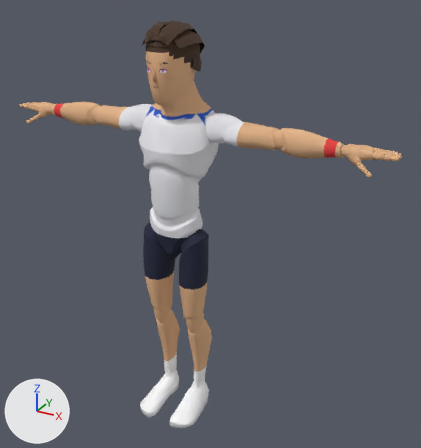
The glTF model sweetspot/models/players/p13.glb as it was, and as the next commit left it.
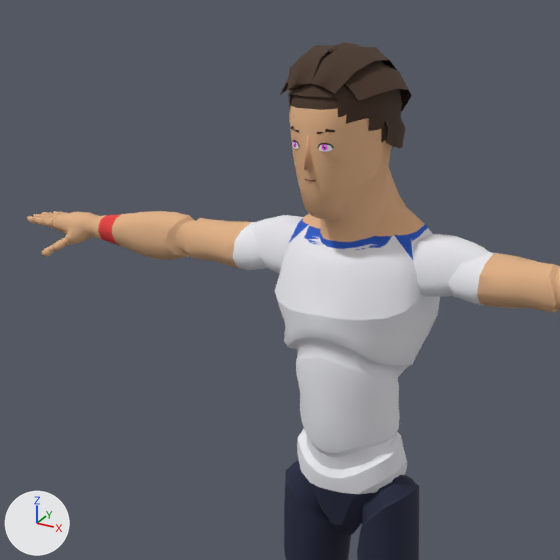
There are two pictures of each version: one whole from a 50 mm camera at (1.311, -2.063, 2.067) aimed at (0.135, 0.076, 0.998), one close up on the part from 1% to 66% of the width and 0% to 60% of the height. Arrows for +X, +Y and +Z are at lower left; the lights stay in place. The older version's two pictures come first. Vertices at exactly the same position are counted once.

The scene before the commit, as lines of its bpy script (objects in view):
```python
mat_face = principled_material('face')
mat_face.texture = img_face_01  # with its transparency
mat_face.roughness = 0.9
me_face = bpy.data.meshes.new('Face')
me_face.from_pydata(...)  # 52 vertices, 72 faces; spans x -0.077..0.077, y -0.13..-0.06, z 1.603..1.758
me_face.materials.append(mat_face)  # picture img_face_01
me_hair = bpy.data.meshes.new('Hair')
me_hair.from_pydata(...)  # 534 vertices, 994 faces; spans x -0.121..0.121, y -0.117..0.143, z 1.439..1.877
me_hair.materials.append(mat_palette)  # picture img_palette
me_mannequin = bpy.data.meshes.new('Mannequin')
me_mannequin.from_pydata(...)  # 7378 vertices, 14511 faces; spans x -0.94..0.94, y -0.21..0.15, z 0.0..1.86
me_mannequin.materials.append(mat_palette)  # picture img_palette
me_nose = bpy.data.meshes.new('Nose')
me_nose.from_pydata(...)  # 6 vertices, 6 faces; spans x -0.0123..0.0123, y -0.1445..-0.1237, z 1.6582..1.7223
me_nose.materials.append(mat_palette)  # picture img_palette
ob_body = bpy.data.objects.new('Body', me_mannequin)
ob_body.location = (0.0, 0.0, 0.0)
ob_face = bpy.data.objects.new('Face', me_face)
ob_face.location = (0.0, 0.0, 0.0)
ob_hair = bpy.data.objects.new('Hair', me_hair)
ob_hair.location = (0.0, 0.0, 0.0)
ob_nose = bpy.data.objects.new('Nose', me_nose)
ob_nose.location = (0.0, 0.0, 0.0)
```
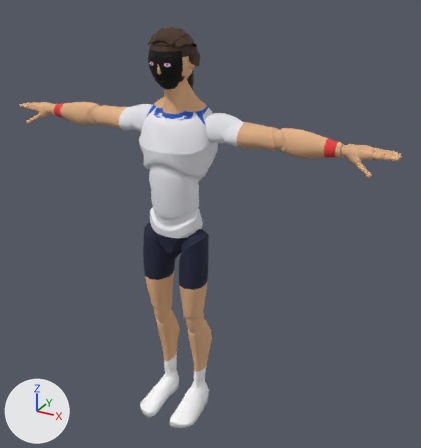
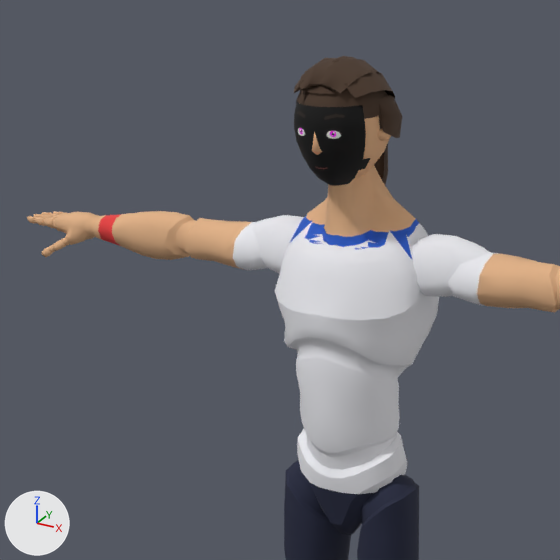
Changed parts and their boxes (x1, y1, x2, y2) in the close-ups (560 x 560 px; the box of a moved part takes in the faces that stretch with it):
```json
{"object": "Body", "change": "reshaped", "before": [27, 95, 560, 560], "after": [27, 165, 560, 560]}
{"object": "Hair", "change": "reshaped", "before": [280, 42, 412, 152], "after": [294, 56, 402, 185]}
{"object": "Face", "change": "surface changed, reshaped", "before": [290, 126, 335, 181], "after": [294, 102, 370, 186]}
{"object": "Head", "change": "added", "after": [303, 92, 391, 180], "on screen": "brown"}
{"object": "Nose", "change": "deleted", "before": [304, 134, 314, 170]}
{"part": 1, "of": "me_mannequin", "change": "moved or reshaped", "before": [97, 105, 499, 307], "after": [98, 165, 499, 307]}
{"part": 2, "of": "me_mannequin", "change": "surface changed", "before": [290, 95, 386, 143]}
{"part": 4, "of": "me_hair", "change": "moved or reshaped", "after": [374, 144, 388, 185], "on screen": "not visible before"}
{"part": 5, "of": "me_hair", "change": "moved or reshaped", "before": [280, 42, 412, 152], "after": [294, 56, 402, 138]}
```

Edits to the scene script, one JSON object a line:
```json
{"op": "set", "path": "mat_face.texture", "old": "img_face_01", "new": "img_face_01", "note": "with its transparency -> not seen"}
{"block": "me_mannequin", "where": "# used by ob_body; location = (0.0, 0.0, 0.0)"}
{"op": "remove", "block": "me_mannequin", "code": "me_mannequin.from_pydata(...)  # 7378 vertices, 14511 faces; spans x -0.94..0.94, y -0.21..0.15, z 0.0..1.86"}
{"op": "add", "block": "me_mannequin", "code": "me_mannequin.from_pydata(...)  # 7378 vertices, 14511 faces; spans x -0.94..0.94, y -0.21..0.14, z 0.0..1.76"}
{"block": "me_mannequin", "change": "me_mannequin part 1: 452 of 7378 vertices moved; they spanned x -0.7..0.7, y -0.13..0.15, z 1.38..1.86 and now span x -0.7..0.7, y -0.06..0.14, z 1.38..1.76; mean shift (0.0, 0.0, 0.0); largest move (-0.14, 0.08, 1.53) -> (0.12, 0.02, 1.52)"}
{"block": "me_mannequin", "change": "me_mannequin part 2: 186 kept faces spanning x -0.04..0.04, y -0.05..0.05, z 1.66..1.76 get new texture (UV) coordinates"}
{"block": "me_mannequin", "change": "other edits to the shape of me_mannequin do not show in these pictures"}
{"block": "me_face", "where": "# used by ob_face; location = (0.0, 0.0, 0.0)"}
{"op": "remove", "block": "me_face", "code": "me_face.from_pydata(...)  # 52 vertices, 72 faces; spans x -0.077..0.077, y -0.13..-0.06, z 1.603..1.758"}
{"op": "add", "block": "me_face", "code": "me_face.from_pydata(...)  # 100 vertices, 158 faces; spans x -0.082..0.082, y -0.107..-0.024, z 1.615..1.771"}
{"block": "me_face", "change": "me_face part 3: the whole mesh is rebuilt"}
{"block": "me_hair", "where": "# used by ob_hair; location = (0.0, 0.0, 0.0)"}
{"op": "remove", "block": "me_hair", "code": "me_hair.from_pydata(...)  # 534 vertices, 994 faces; spans x -0.121..0.121, y -0.117..0.143, z 1.439..1.877"}
{"op": "add", "block": "me_hair", "code": "me_hair.from_pydata(...)  # 534 vertices, 994 faces; spans x -0.105..0.105, y -0.086..0.145, z 1.458..1.852"}
{"block": "me_hair", "change": "me_hair part 4: the loose piece of 110 vertices spanning x -0.041..0.041, y 0.033..0.143, z 1.439..1.721 is moved by (0.0, 0.001, 0.019)"}
{"block": "me_hair", "change": "me_hair part 5: 424 of 534 vertices moved; they spanned x -0.121..0.121, y -0.117..0.141, z 1.657..1.877 and now span x -0.105..0.105, y -0.086..0.125, z 1.674..1.852; mean shift (0.0, -0.002, 0.002); largest move (0.05, 0.095, 1.813) -> (0.02, 0.068, 1.813)"}
{"op": "add", "block": "me_head", "code": ["me_head = bpy.data.meshes.new('Head')", "me_head.from_pydata(...)  # 531 vertices, 1043 faces; spans x -0.101..0.101, y -0.114..0.111, z 1.607..1.832", "me_head.materials.append(mat_palette)  # picture img_palette"]}
{"op": "remove", "block": "ob_nose", "code": ["ob_nose = bpy.data.objects.new('Nose', me_nose)", "ob_nose.location = (0.0, 0.0, 0.0)"]}
{"op": "add", "block": "ob_head", "code": ["ob_head = bpy.data.objects.new('Head', me_head)", "ob_head.location = (0.0, 0.0, 0.0)"]}
```
